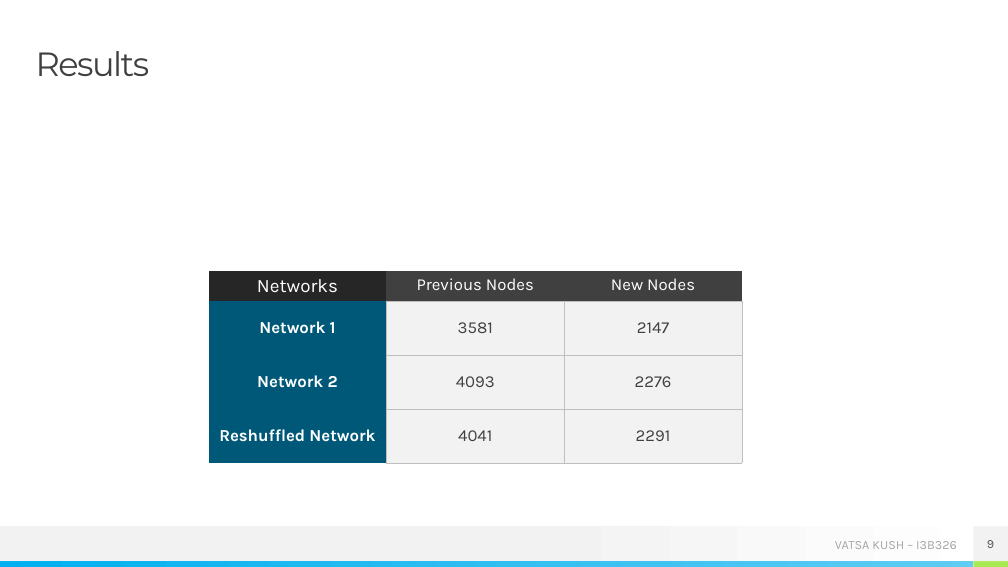
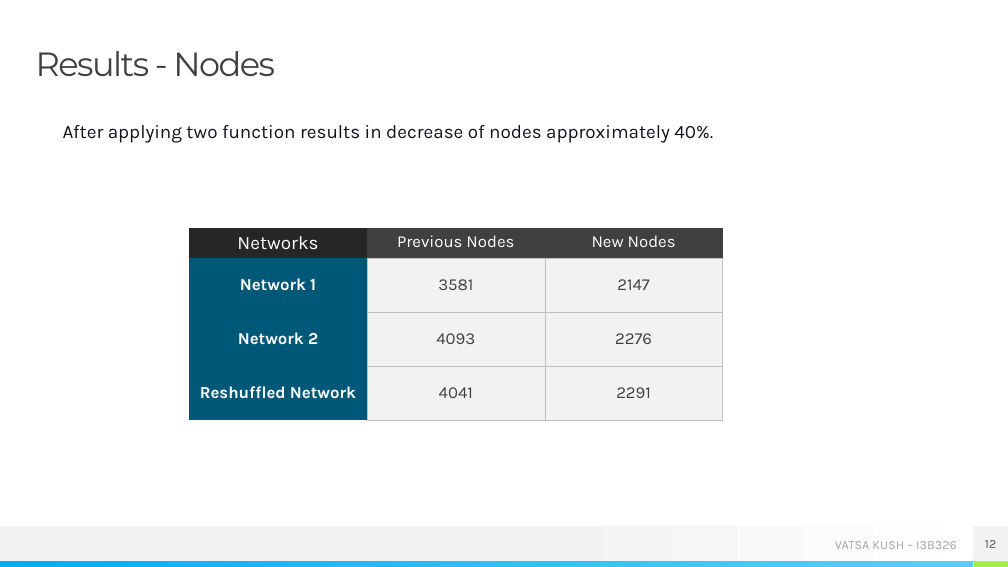
Before and after one commit to kushvatsa/ns_bkk_15, a slide deck: slide 12 of 15_I3B326_Vatsa_Kush.pptx (slide 9 before the commit). Drawn at 1008x567 pixels with LibreOffice and Linux fonts; fonts in the diff are those of the drawing. Boxes give left, top, right and bottom in pixels: in the first picture for what was removed or moved away, otherwise in the second. Text is boxed around its words. In the diff, an @@ line names an element or a change of style, - is before the commit and + after.

```diff
--- a/15_I3B326_Vatsa_Kush.pptx
+++ b/15_I3B326_Vatsa_Kush.pptx
@@ title at (36, 51, 275, 76): text changed @@
-Results
+Results - Nodes
@@ text added at (63, 125, 713, 143), 18 pt, text #12121E @@
+After applying two function results in decrease of nodes approximately 40%.
@@ table: place and size @@
-table at (209, 271, 742, 464)
+table at (189, 228, 722, 420)
@@ page number at (985, 540, 996, 548): text changed @@
-9
+12
```
Also in this commit, not shown: 4 other slides changed, 9 slides added, 8 slides removed, 3 other files.
